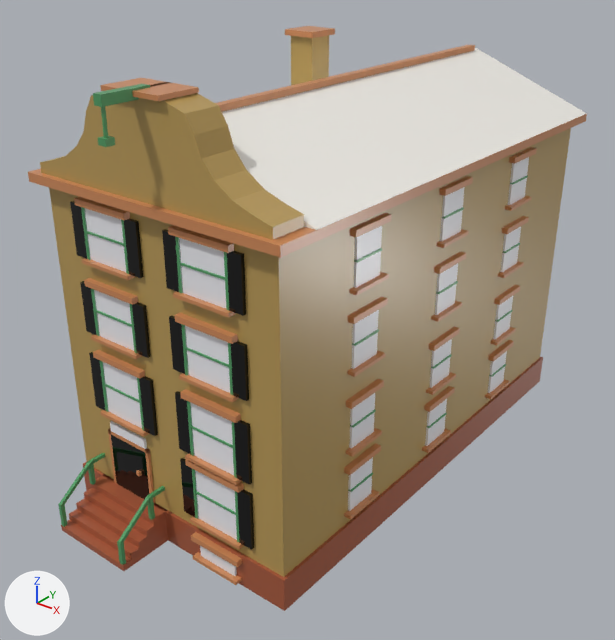
The glTF model assets/managed-models/buildings/house-1x2-4f-dutch-a/house-1x2-4f-dutch-a.glb: old version first, new version second.
Before and after are seen from a camera (50 mm lens) standing at (1.733, -2.278, 1.912) and looking at (0.002, -0.115, 0.571). Every picture has the same lights, and +X, +Y and +Z are marked at lower left. The picture after the commit comes second. Vertices at exactly the same position are counted once.

Before the edit, the objects in view are built like this:
```python
me_house_1x2_4f_dutch_a = bpy.data.meshes.new('house-1x2-4f-dutch-a')
me_house_1x2_4f_dutch_a.from_pydata(...)  # 1778 vertices, 2876 faces; spans x -0.5..0.5, y -1.0..1.0, z 0.0..1.51
me_house_1x2_4f_dutch_a.materials.append(mat_m_house_1x2_4f_dutch_a)
ob_house_1x2_4f_dutch_a = bpy.data.objects.new('house-1x2-4f-dutch-a', me_house_1x2_4f_dutch_a)
ob_house_1x2_4f_dutch_a.location = (0.0, 0.0, 0.0)
```
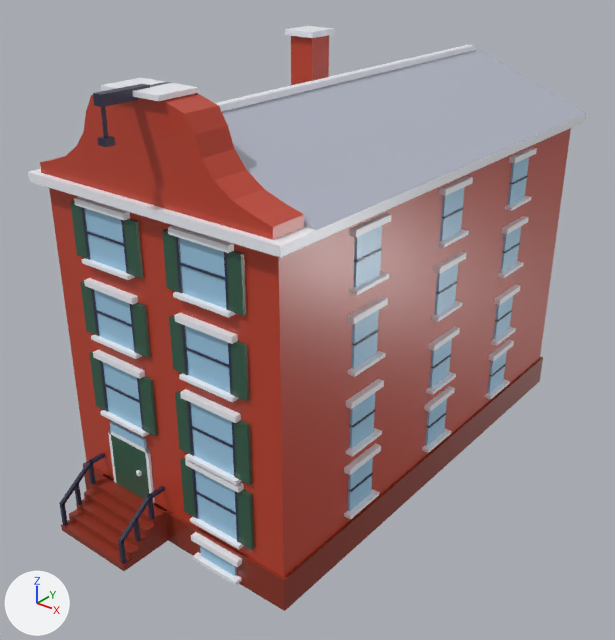
Boxes [x1, y1, x2, y2] around the edits, measured in the pictures (615 x 640 px; the box of a moved part takes in the faces that stretch with it):
part 1 of me_house_1x2_4f_dutch_a, added
    after: [74, 482, 82, 505]
part 2 of me_house_1x2_4f_dutch_a, moved or reshaped
    before: [58, 454, 165, 565]
    after: [59, 454, 165, 564]
part 3 of me_house_1x2_4f_dutch_a, surface changed
    both: [28, 26, 587, 611]

The edits, one by one:
me_house_1x2_4f_dutch_a is used by ob_house_1x2_4f_dutch_a; location (0.0, 0.0, 0.0).
me_house_1x2_4f_dutch_a had 1778 vertices, 2876 faces and spanned x -0.5..0.5, y -1.0..1.0, z 0.0..1.51.
me_house_1x2_4f_dutch_a now has 1794 vertices, 2900 faces and spans x -0.5..0.5, y -1.0..1.0, z 0.0..1.51.
me_house_1x2_4f_dutch_a part 1: a new loose piece, a box spanning x -0.356..-0.344, y -0.931..-0.919, z 0.072..0.164, in mat_m_house_1x2_4f_dutch_a.
Part 2, on me_house_1x2_4f_dutch_a:
5 vertices are removed from x -0.36..-0.04, y -1.0..-0.99, z 0.02..0.11.
70 faces are deleted.
2 vertices move from x -0.06..-0.04, y -1.0, z 0.11 to x -0.06..-0.04, y -0.93, z 0.16.
8 vertices are added at x -0.06..-0.04, y -0.98..-0.92, z 0.02..0.16.
5 new vertices lie (0.0, 0.0, 0.1) away from vertices in x -0.36..-0.04, y -1.0..-0.99, z 0.02.
82 new faces join them.
me_house_1x2_4f_dutch_a part 3: 2806 kept faces spanning x -0.5..0.5, y -1.0..1.0, z 0.0..1.51 get new texture (UV) coordinates.
